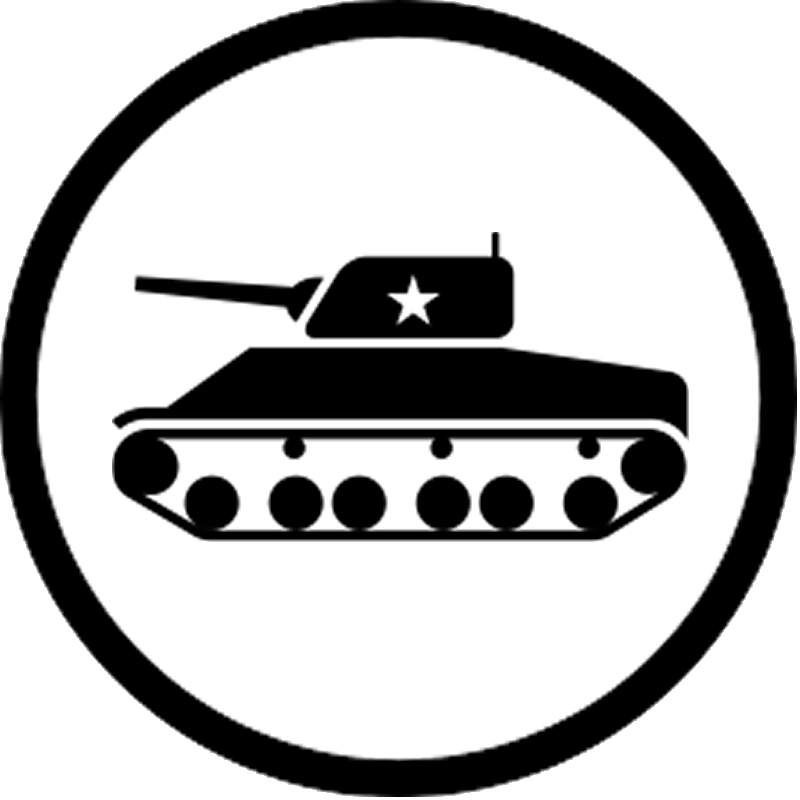
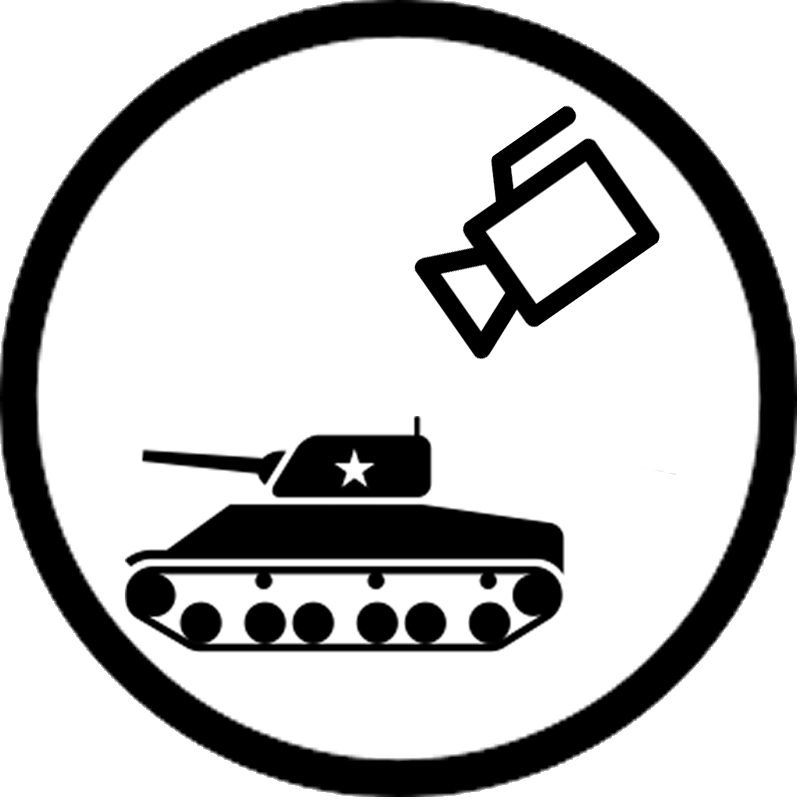
Before/after of a w=800, h=800 layered artwork. What changed in the layer stack:
added layer "cameraIcon" above "tankIcon" over [414, 105, 660, 360]
painted on "tankIcon" over [112, 232, 689, 653]
